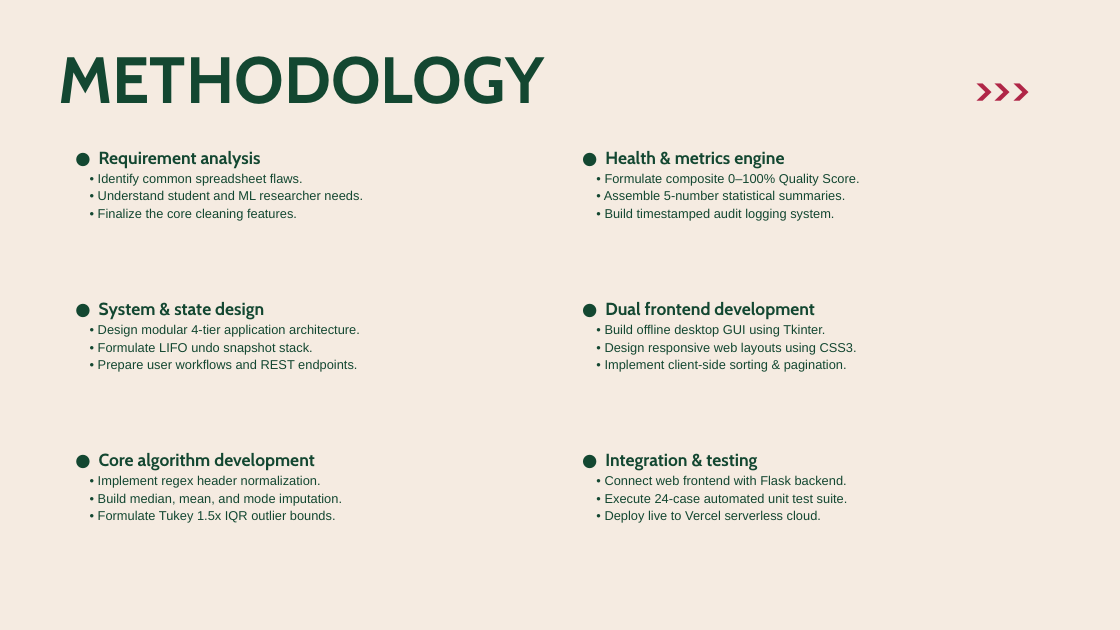
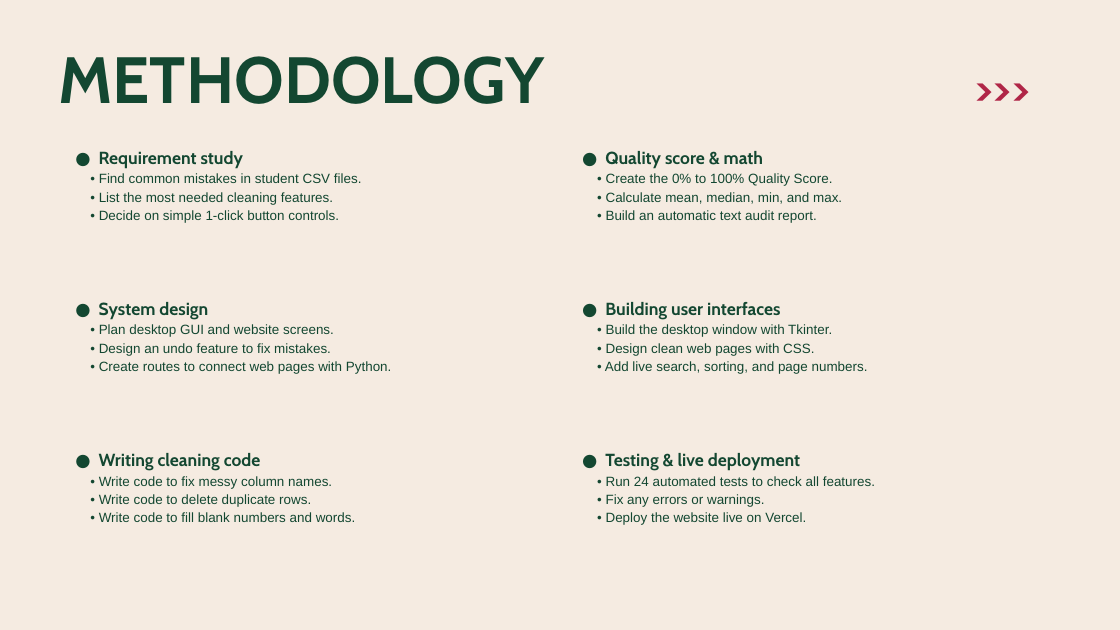
Before and after one commit to JISHU-GHOSH/csv-data-cleaner-analytics, a slide deck: slide 5 of CSV_Cleaner_14_Pages_Presentation.pptx. Drawn at 1120x630 pixels with LibreOffice and Linux fonts; fonts in the diff are those of the drawing. Boxes give left, top, right and bottom in pixels: in the first picture for what was removed or moved away, otherwise in the second. Text is boxed around its words. In the diff, an @@ line names an element or a change of style, - is before the commit and + after.

```diff
--- a/CSV_Cleaner_14_Pages_Presentation.pptx
+++ b/CSV_Cleaner_14_Pages_Presentation.pptx
@@ text at (99, 151, 362, 223): text changed; size 11 to 11.5 pt @@
-● Requirement analysis
-• Identify common spreadsheet flaws.
-• Understand student and ML researcher needs.
-• Finalize the core cleaning features.
+● Requirement study
+• Find common mistakes in student CSV files.
+• List the most needed cleaning features.
+• Decide on simple 1-click button controls.
@@ text at (605, 151, 842, 223): text changed; size 11 to 11.5 pt @@
-● Health & metrics engine
-• Formulate composite 0–100% Quality Score.
-• Assemble 5-number statistical summaries.
-• Build timestamped audit logging system.
+● Quality score & math
+• Create the 0% to 100% Quality Score.
+• Calculate mean, median, min, and max.
+• Build an automatic text audit report.
@@ text at (99, 302, 392, 374): text changed; size 11 to 11.5 pt @@
-● System & state design
-• Design modular 4-tier application architecture.
-• Formulate LIFO undo snapshot stack.
-• Prepare user workflows and REST endpoints.
+● System design
+• Plan desktop GUI and website screens.
+• Design an undo feature to fix mistakes.
+• Create routes to connect web pages with Python.
@@ text at (605, 302, 868, 374): text changed; size 11 to 11.5 pt @@
-● Dual frontend development
-• Build offline desktop GUI using Tkinter.
-• Design responsive web layouts using CSS3.
-• Implement client-side sorting & pagination.
+● Building user interfaces
+• Build the desktop window with Tkinter.
+• Design clean web pages with CSS.
+• Add live search, sorting, and page numbers.
@@ text at (99, 453, 356, 522): text changed; size 11 to 11.5 pt @@
-● Core algorithm development
-• Implement regex header normalization.
-• Build median, mean, and mode imputation.
-• Formulate Tukey 1.5x IQR outlier bounds.
+● Writing cleaning code
+• Write code to fix messy column names.
+• Write code to delete duplicate rows.
+• Write code to fill blank numbers and words.
@@ text at (605, 453, 875, 525): text changed; size 11 to 11.5 pt @@
-● Integration & testing
-• Connect web frontend with Flask backend.
-• Execute 24-case automated unit test suite.
-• Deploy live to Vercel serverless cloud.
+● Testing & live deployment
+• Run 24 automated tests to check all features.
+• Fix any errors or warnings.
+• Deploy the website live on Vercel.
```
Also in this commit, not shown: 13 other slides changed, 1 other file.
